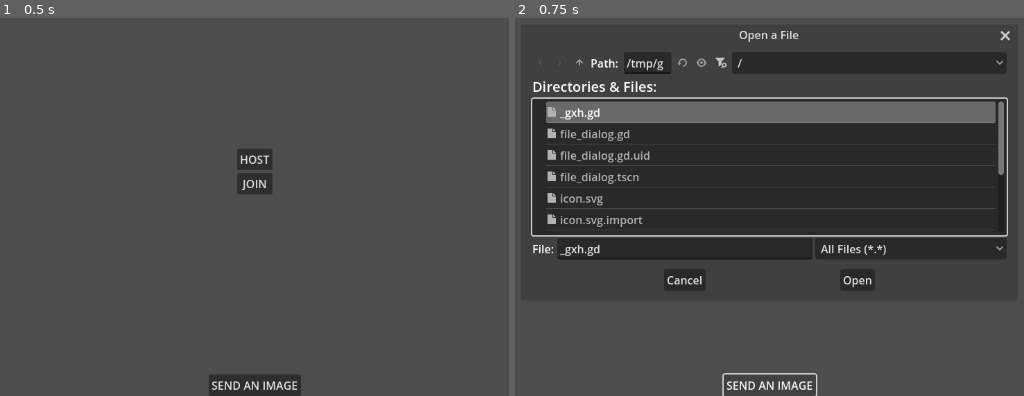
Above: before the commit, frames 1-2 (left to right).
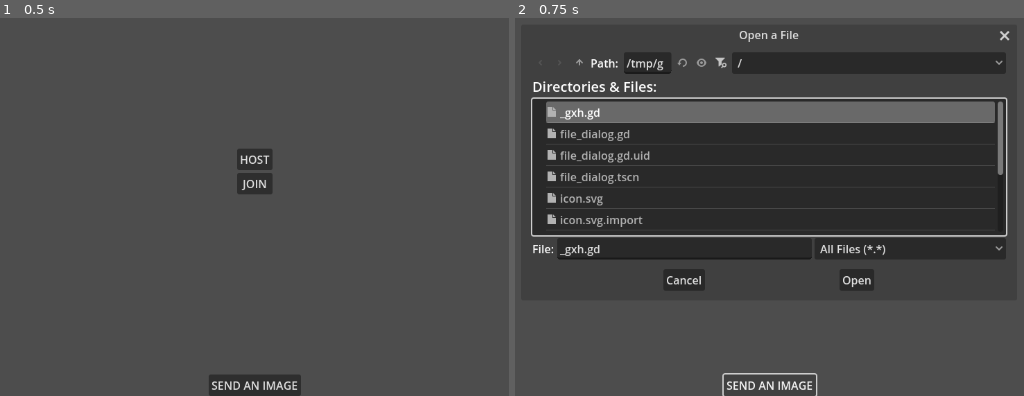
Above: after the commit, the same moments.

Repository: emrullah-enis-ctnky/Godot-MultiUser-Image-Share-Template
Game: Godot game, scene res://main_scene.tscn
The game is run twice, just before and just after one commit, with the same random seed, the same clock (stepped at 60 frames per second) and the same inputs.
Inputs:
- Up to frame 1 (0.5 s): no input
- Up to frame 2 (0.75 s): click "SEND AN IMAGE" at 0.5 s

Frame 1 is identical in both runs. In frame 2, 0.6% of the frame differs, in the area x 29-98%, y 3-72%.

Commit message:
Solved image size errors

Diff:
--- a/main_scene.gd
+++ b/main_scene.gd
@@ -10,13 +10,18 @@
 	file_dialog_instance=FILE_DIALOG.instantiate()
 	add_child(file_dialog_instance)
 	file_dialog_instance.file_chosen.connect(on_file_chosen)
-	texture_rect.custom_minimum_size=Vector2(200,150)
 
 
-func texture_size_change():
-	if texture_rect.size.x > 800 or texture_rect.size.y > 600:
-		texture_rect.size.x = min(texture_rect.size.x, 800)
-		texture_rect.size.y = min(texture_rect.size.y, 600)
+func texture_size_change(new_size:Vector2):
+	var max_width:=800
+	var max_height:=600
+	var scale_x=max_width/ new_size.x
+	var scale_y=max_height/ new_size.y
+	var scale=min(scale_x,scale_y)
+	if scale>=1.0:
+		texture_rect.size=new_size
+	else :
+		texture_rect.size=new_size*scale
 func _on_host_button_pressed() -> void:
 	peer.create_server(1500)
 	multiplayer.multiplayer_peer=peer
@@ -38,10 +43,14 @@
 	if img.load_png_from_buffer(image)!=OK:
 		var tex:=ImageTexture.create_from_image(img)
 		texture_rect.texture=tex
+		texture_size_change(tex.get_size())
+
 	elif img.load_jpg_from_buffer(image)!=OK:
 		var tex:=ImageTexture.create_from_image(img)
 		texture_rect.texture=tex
-	texture_size_change()
+		texture_size_change(tex.get_size())
+
+
 func _on_send_button_pressed() -> void:
 	file_dialog_instance.popup_centered()
 func on_file_chosen(path):
--- a/main_scene.tscn
+++ b/main_scene.tscn
@@ -54,6 +54,7 @@
 layout_mode = 2
 
 [node name="TextureRect" type="TextureRect" parent="CanvasLayer/VBoxContainerImage"]
+custom_minimum_size = Vector2(300, 225)
 layout_mode = 2
 expand_mode = 1
 
